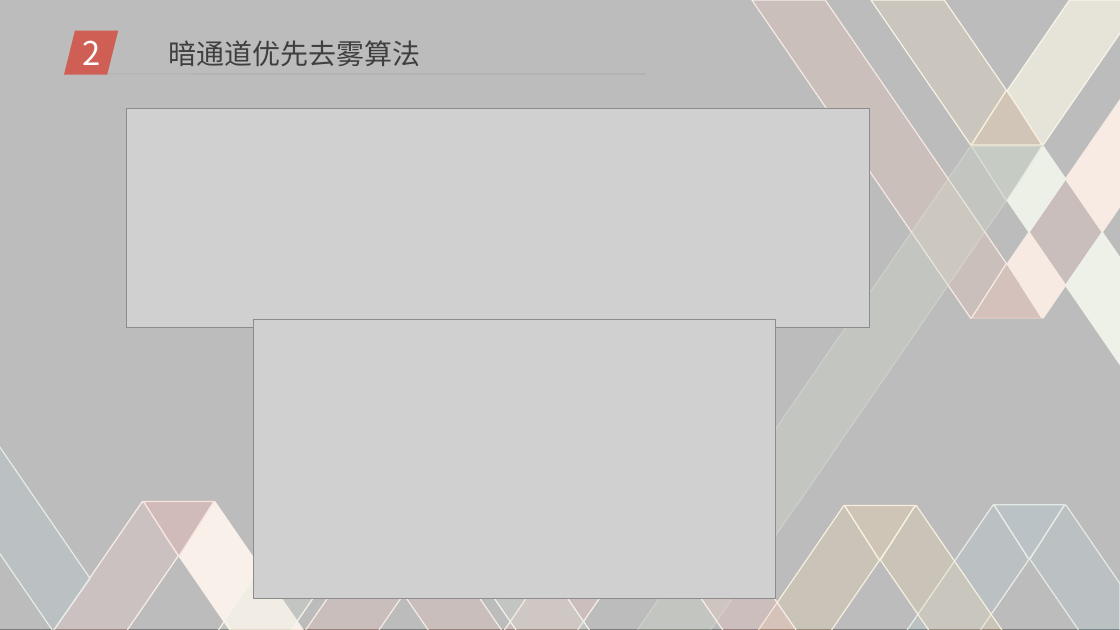
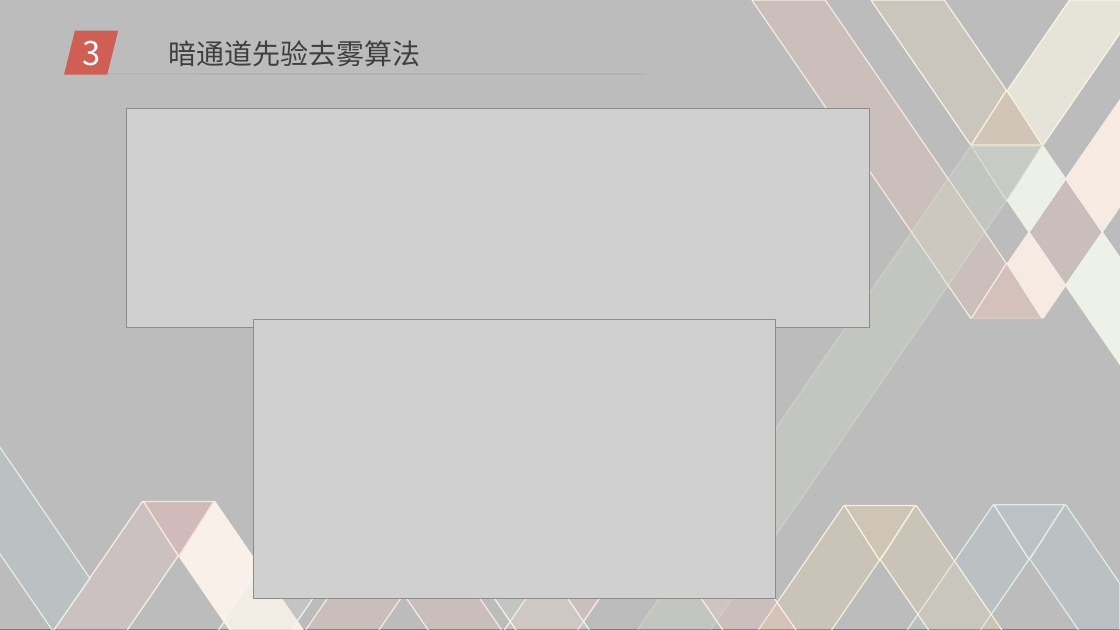
Before and after one commit to DigitalMedia2017-20/Mid-term, a slide deck: slide 6 of pre.ppt. Drawn at 1120x630 pixels with LibreOffice and Linux fonts; fonts in the diff are those of the drawing; grey boxes stand for pictures; background and template pictures are left out. Boxes give left, top, right and bottom in pixels: in the first picture for what was removed or moved away, otherwise in the second. Text is boxed around its words. In the diff, an @@ line names an element or a change of style, - is before the commit and + after.

```diff
--- a/pre.ppt
+++ b/pre.ppt
@@ text at (82,40,100,66): text changed @@
-2
+3
@@ text at (168,40,420,66): text changed @@
-暗通道优先去雾算法
+暗通道先验去雾算法
```
Also in this commit, not shown: 6 other slides changed, 6 slides added, 1 slide removed.
